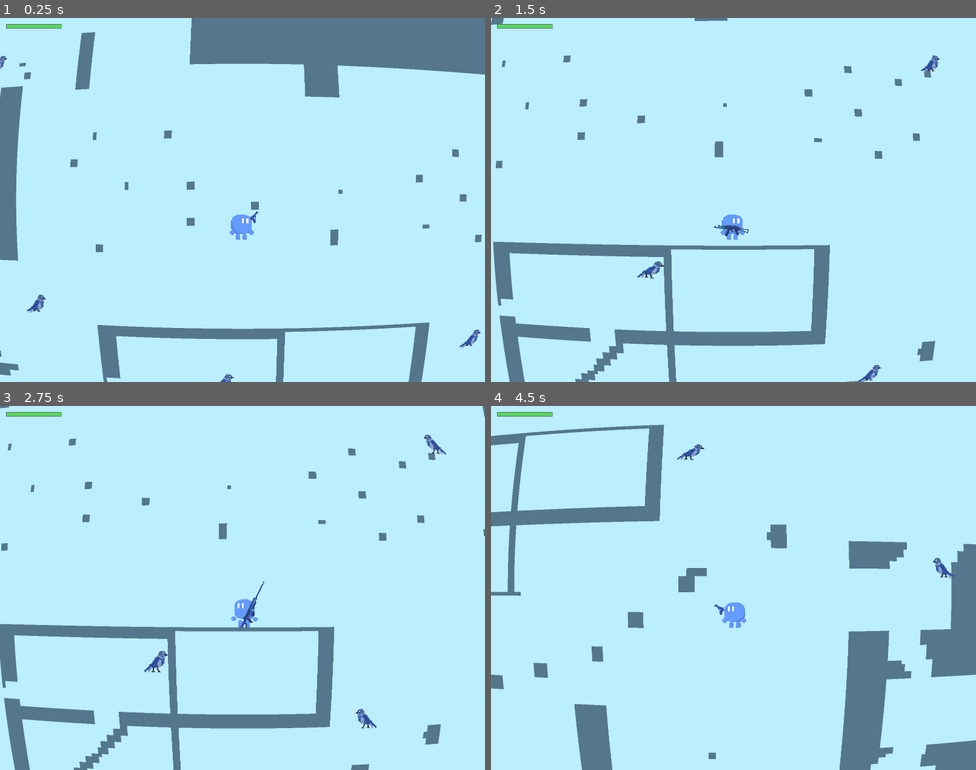
Above: before the commit, frames 1-4 (two rows, left to right).
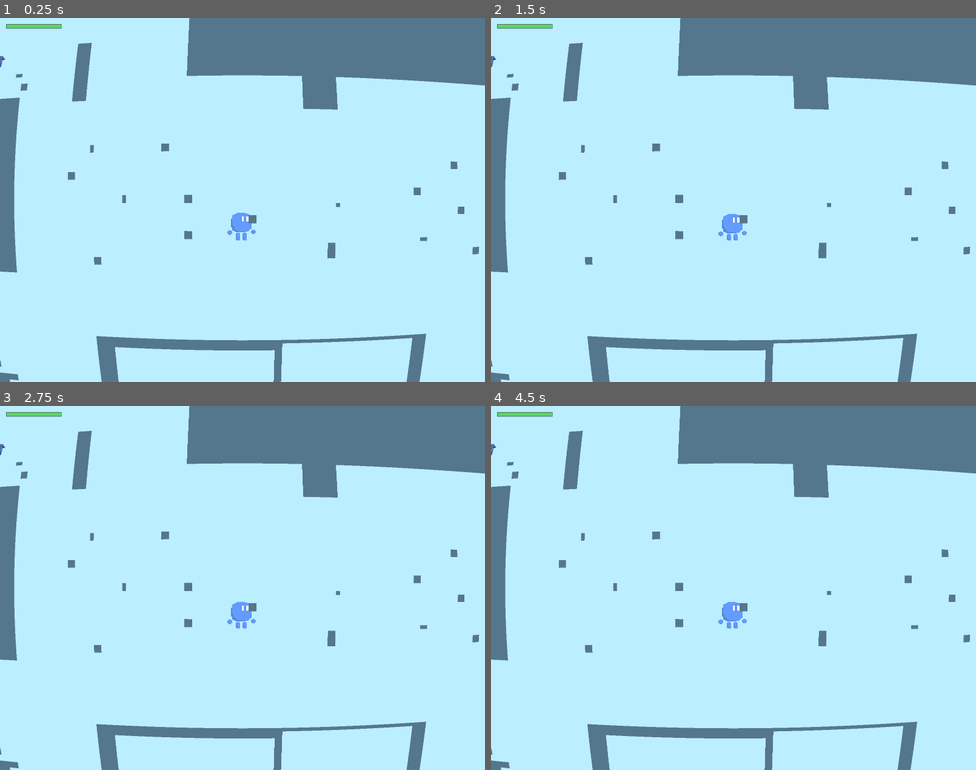
Above: after the commit, the same moments.

Repository: aleksey-45/the-cyancular-ruins
Game: Godot game, scene res://Scenes/Level0.tscn
Same seed, same stepped clock (60 frames per second), same inputs: the game is played once before the commit and once after it.
Inputs (mouse positions are in pixels of both pictures, inside the frame that each line leads up to):
- Up to frame 1 (0.25 s): no input
- Up to frame 2 (1.5 s): move the mouse to (840, 181) at 0.52 s; hold D (right) from 0.53 s (still down); tap 1 (1) at 0.6 s; tap W (up) at 0.77, 1.07 s; tap 2 (2) at 0.8, 1.35 s; move the mouse to (636, 218) at 1.27 s
- Up to frame 3 (2.75 s): tap W (up) at 1.52, 1.82 s; tap 3 (3) at 1.55, 2.1 s; move the mouse to (291, 507) at 2.02 s; release D (right) at 2.03 s; hold A (left) from 2.03 s (still down); hold R (R) from 2.03 s (still down)
- Up to frame 4 (4.5 s): move the mouse to (709, 660) at 2.77 s; release A (left) at 2.78 s; release R (R) at 2.78 s; hold D (right) 2.78-4.28 s; tap R (R) at 2.85 s; tap W (up) at 3.02, 3.05, 3.32, 3.6, 3.77, 4.07 s; move the mouse to (879, 642) at 3.52 s; tap 1 (1) at 3.8, 4.35 s; move the mouse to (588, 533) at 4.27 s; hold A (left) from 4.28 s (still down)

The runs differ from the first frame. In frame 1, 7.5% of the frame differs, in the area x 0-100%, y 0-100%; in frame 2, 21%; in frame 3, 22%; in frame 4, 27%.
Error after the commit: Parse Error: Could not parse global class "WeaponBase" from "res://Scenes/Weapons/weapon_base.gd". (res://Scenes/player.gd:50)

Commit message:
feat: inspector tooltips/group/range hints for weapon & enemy params

Diff:
--- a/Scenes/Enemies/enemy_base.gd
+++ b/Scenes/Enemies/enemy_base.gd
@@ -4,8 +4,12 @@
 # 物理基础(子类可覆写:扑击时关闭重力)
 var use_gravity: bool = true
 
+@export_group("战斗数值(可在检查器调,场景值优先)")
+@export_tooltip("血量")
 @export var hp: int = 3
+@export_tooltip("接触玩家伤害")
 @export var contact_damage: int = 1
+@export_tooltip("受击击退力度")
 @export var knockback_strength: float = 150.0
 
 # 环面接缝兜底:物理 Area 用欧氏距离,跨接缝不重叠,这里用环面距离补(略大于 ContactArea 半对角线)
--- a/Scenes/Weapons/weapon_base.gd
+++ b/Scenes/Weapons/weapon_base.gd
@@ -7,27 +7,78 @@
 const BULLET_SCENE: PackedScene = preload("res://Scenes/Weapons/bullet.tscn")
 const RECOIL_TIME: float = 0.06  # 枪口后坐复位时长(秒),旧 recoil_time 内联
 
+# ── 武器参数(Inspect 里按组显示,悬停有 tooltip 说明)──
+@export_group("分类")
+@export_tooltip("模板分类(轻/中/重),仅作信息/分组用")
 @export var tier: Tier = Tier.LIGHT
+@export_tooltip("显示名,切枪/识别用")
 @export var weapon_name: String = "weapon"
+
+@export_group("开火")
+@export_tooltip("true=全自动(按住连发);false=半自动(按一下打一发)")
 @export var full_auto: bool = false
-@export var fire_cooldown: float = 0.2
+@export_tooltip("两次射击最小间隔(秒),越小射速越快")
+@export_range(0.02, 5.0, 0.01)
+var fire_cooldown: float = 0.2
+@export_tooltip("true=重武器:按住左键进入激光预瞄,松开才发射")
 @export var heavy_aim: bool = false
-@export var bullet_speed: float = 900.0
-@export var bullet_range: float = 600.0
-@export var bullet_size: float = 5.0
-@export var bullet_color: Color = Color.WHITE  # 子弹纹理本底;需要染色时各武器再设
-@export var damage: int = 1
-@export var impact: float = 60.0
-@export var recoil_push: float = 0.0
-@export var recoil_kick: float = 4.0
-@export var cam_shake: float = 2.0
-@export var cam_shake_time: float = 0.1
-@export var move_penalty: float = 1.0
-@export var jump_penalty: float = 1.0
+
+@export_group("子弹")
+@export_tooltip("子弹速度(px/s),越大弹道越直、越难闪避")
+@export_range(100.0, 5000.0, 50.0)
+var bullet_speed: float = 900.0
+@export_tooltip("子弹射程(px),超过即消失")
+@export_range(100.0, 10000.0, 50.0)
+var bullet_range: float = 600.0
+@export_tooltip("子弹体积(信息字段;实际大小由 bullet.tscn 场景决定)")
+@export_range(1.0, 50.0, 0.5)
+var bullet_size: float = 5.0
+@export_tooltip("子弹贴图染色(白色=原样显示 Bullets.png 贴图;想改子弹颜色就设这里)")
+@export var bullet_color: Color = Color.WHITE
+
+@export_group("伤害")
+@export_tooltip("命中敌人扣除的 HP")
+@export_range(1, 100, 1)
+var damage: int = 1
+@export_tooltip("命中击退力度(>0 会覆盖敌人自身 knockback_strength)")
+@export_range(0.0, 2000.0, 10.0)
+var impact: float = 60.0
+
+@export_group("后坐/镜头")
+@export_tooltip("开火把玩家向后推的力度(蹲下时不推)")
+@export_range(0.0, 500.0, 5.0)
+var recoil_push: float = 0.0
+@export_tooltip("枪口上跳幅度(枪精灵位移,纯视觉)")
+@export_range(0.0, 50.0, 1.0)
+var recoil_kick: float = 4.0
+@export_tooltip("开火镜头抖动幅度")
+@export_range(0.0, 50.0, 0.5)
+var cam_shake: float = 2.0
+@export_tooltip("镜头抖动时长(秒)")
+@export_range(0.02, 2.0, 0.02)
+var cam_shake_time: float = 0.1
+
+@export_group("移动惩罚")
+@export_tooltip("惩罚生效期间的水平移速倍率(1.0=不减,0.55=只剩 55%)")
+@export_range(0.1, 1.0, 0.05)
+var move_penalty: float = 1.0
+@export_tooltip("惩罚生效期间的跳跃初速倍率(1.0=不减)")
+@export_range(0.1, 1.0, 0.05)
+var jump_penalty: float = 1.0
+@export_tooltip("惩罚生效时机:NONE 永不 / WHILE_FIRING 开火后冷却中 / WHILE_AIM_OR_COOLDOWN 预瞄或冷却中")
 @export var penalty_mode: PenaltyMode = PenaltyMode.NONE
-@export var laser_length: float = 500.0
+
+@export_group("激光(heavy_aim 用)")
+@export_tooltip("预瞄激光线长度(px)")
+@export_range(100.0, 5000.0, 50.0)
+var laser_length: float = 500.0
+@export_tooltip("激光颜色")
 @export var laser_color: Color = Color(1.0, 0.2, 0.2, 0.6)
-@export var pitch_clamp_deg: float = 45.0  # 本枪仰角钳制角(每枪独立,枪口/激光/出弹共用)
+
+@export_group("瞄准")
+@export_tooltip("本枪仰角钳制角(枪口/激光/出弹方向共用)")
+@export_range(5.0, 85.0, 5.0)
+var pitch_clamp_deg: float = 45.0
 
 @onready var sprite: Sprite2D = $Sprite2D
 @onready var muzzle: Marker2D = $Muzzle
